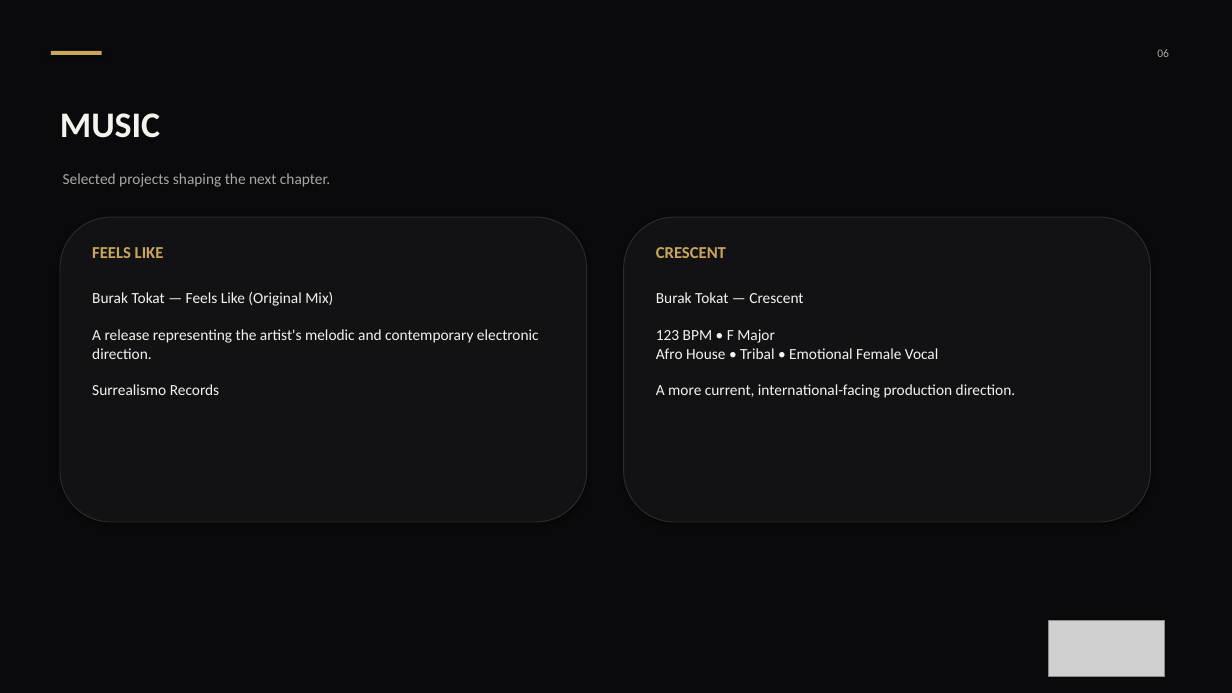
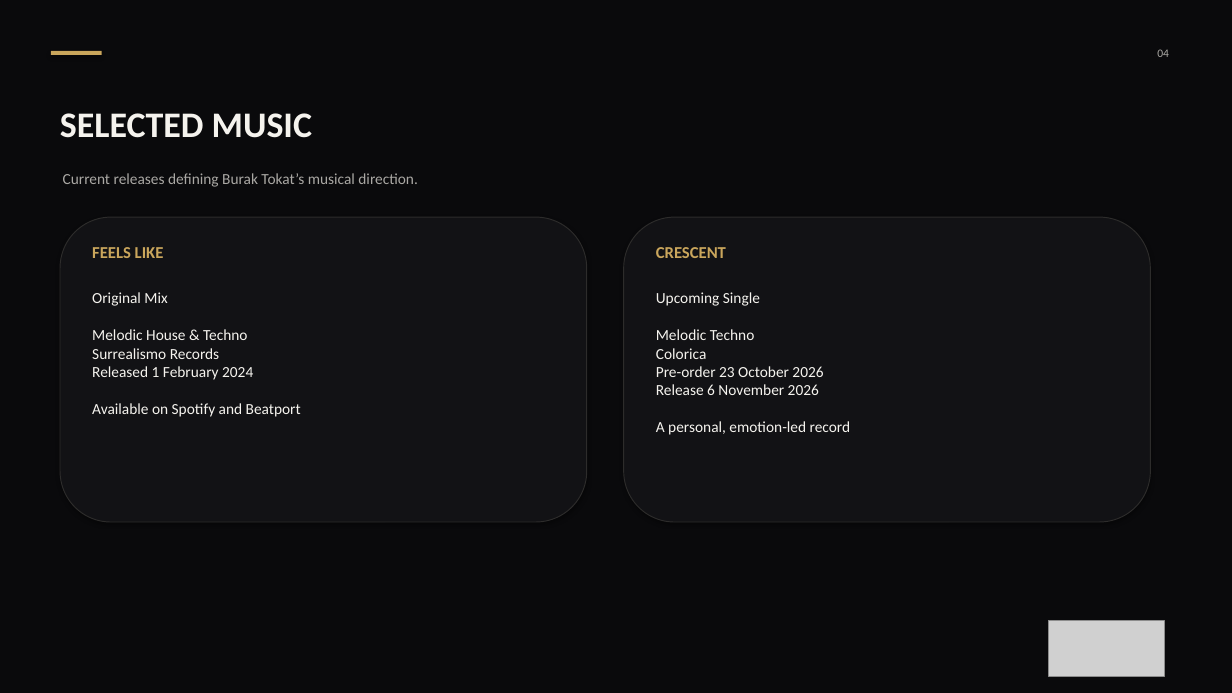
Before and after one commit to Buraktokat/buraktokat.github.io, a slide deck: slide 4 of Burak_Tokat presskit.pptx (slide 6 before the commit). Drawn at 1232x693 pixels with LibreOffice and Linux fonts; fonts in the diff are those of the drawing; grey boxes stand for pictures. Boxes give left, top, right and bottom in pixels: in the first picture for what was removed or moved away, otherwise in the second. Text is boxed around its words. In the diff, an @@ line names an element or a change of style, - is before the commit and + after.

```diff
--- a/Burak_Tokat presskit.pptx
+++ b/Burak_Tokat presskit.pptx
@@ text at (60, 113, 312, 138): text changed @@
-MUSIC
+SELECTED MUSIC
@@ text at (63, 173, 418, 187): text changed @@
-Selected projects shaping the next chapter.
+Current releases defining Burak Tokat’s musical direction.
@@ text at (92, 292, 301, 417): text changed @@
-Burak Tokat — Feels Like (Original Mix)
-A release representing the artist's melodic and contemporary electronic direction.
-Surrealismo Records
+Original Mix
+Melodic House & Techno
+Surrealismo Records
+Released 1 February 2024
+Available on Spotify and Beatport
@@ text at (656, 292, 851, 435): text changed @@
-Burak Tokat — Crescent
-123 BPM • F Major
-Afro House • Tribal • Emotional Female Vocal
-A more current, international-facing production direction.
+Upcoming Single
+Melodic Techno
+Colorica
+Pre-order 23 October 2026
+Release 6 November 2026
+A personal, emotion-led record
```
Also in this commit, not shown: 4 other slides changed, 6 slides removed, 2 other files.
